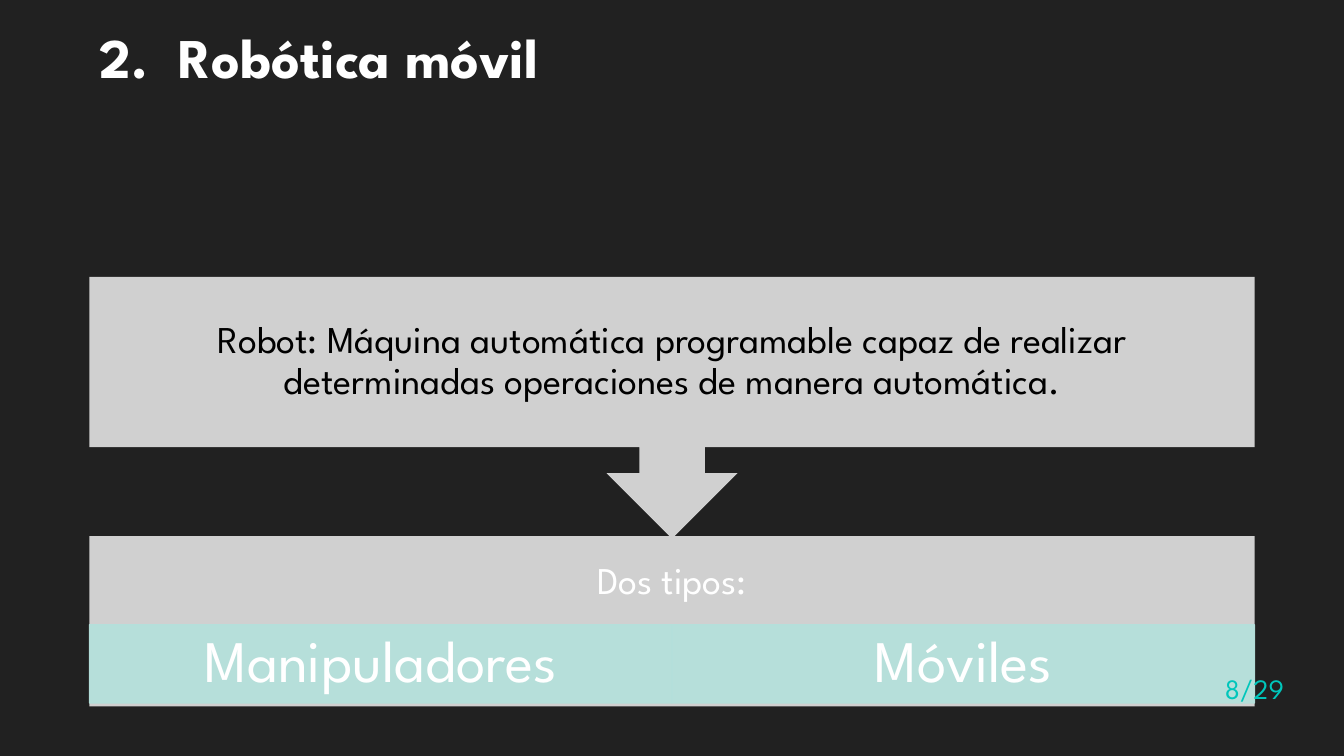
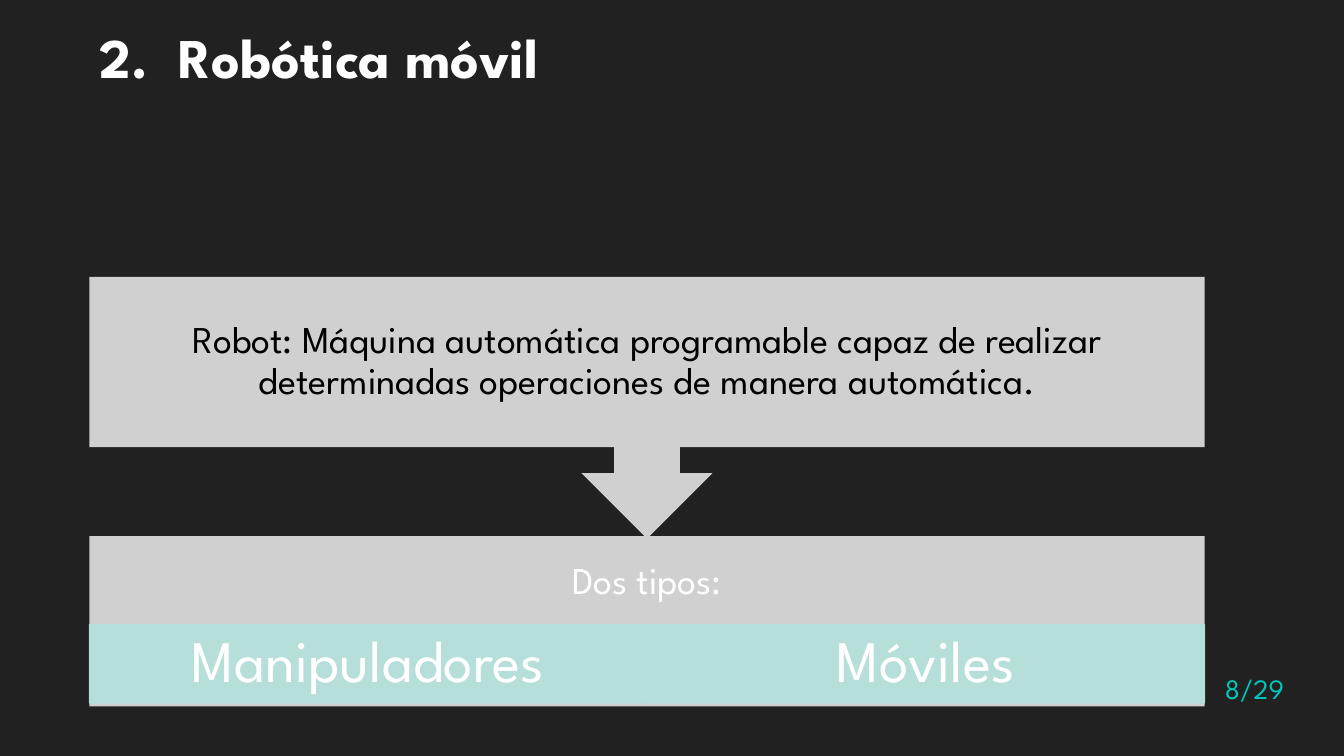
Before and after one commit to Zigic23/TFG-RobotSiguelineas, a slide deck: slide 8 of Presentación/Presentacion TFG.pptx. Drawn at 1344x756 pixels with LibreOffice and Linux fonts; fonts in the diff are those of the drawing; grey boxes stand for pictures; background and template pictures are left out. Boxes give left, top, right and bottom in pixels: in the first picture for what was removed or moved away, otherwise in the second. Text is boxed around its words. In the diff, an @@ line names an element or a change of style, - is before the commit and + after.

```diff
--- a/Presentación/Presentacion TFG.pptx
+++ b/Presentación/Presentacion TFG.pptx
@@ text "Robot: Máquina automática programable capaz ...": place and size @@
-text "Robot: Máquina automática programable capaz ..." at [217, 327, 1126, 402]
+text "Robot: Máquina automática programable capaz ..." at [192, 327, 1101, 402]
@@ picture: place and size @@
-picture at [90, 277, 1255, 539]
+picture at [90, 277, 1206, 539]
@@ text "Dos tipos:": place and size @@
-text "Dos tipos:" at [597, 569, 747, 602]
+text "Dos tipos:" at [572, 569, 722, 602]
@@ picture: place and size @@
-picture at [90, 536, 1255, 707]
+picture at [90, 536, 1206, 707]
@@ text "Manipuladores": place and size @@
-text "Manipuladores" at [204, 642, 556, 694]
+text "Manipuladores" at [192, 642, 544, 694]
@@ rectangle: place and size @@
-rectangle at [90, 625, 673, 704]
+rectangle at [90, 625, 647, 704]
@@ text "Móviles": place and size @@
-text "Móviles" at [874, 642, 1052, 683]
+text "Móviles" at [837, 642, 1015, 683]
@@ rectangle: place and size @@
-rectangle at [673, 625, 1255, 704]
+rectangle at [647, 625, 1205, 704]
```
Also in this commit, not shown: 1 other slide changed, 2 other files.
